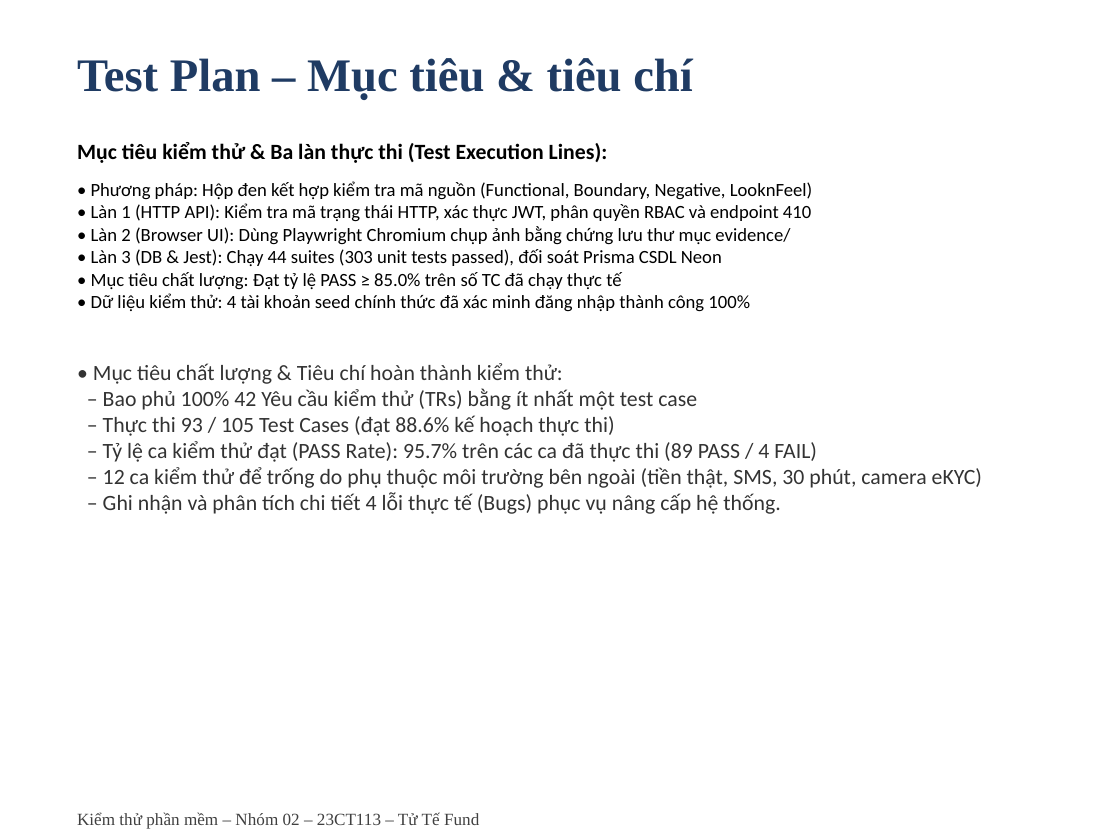
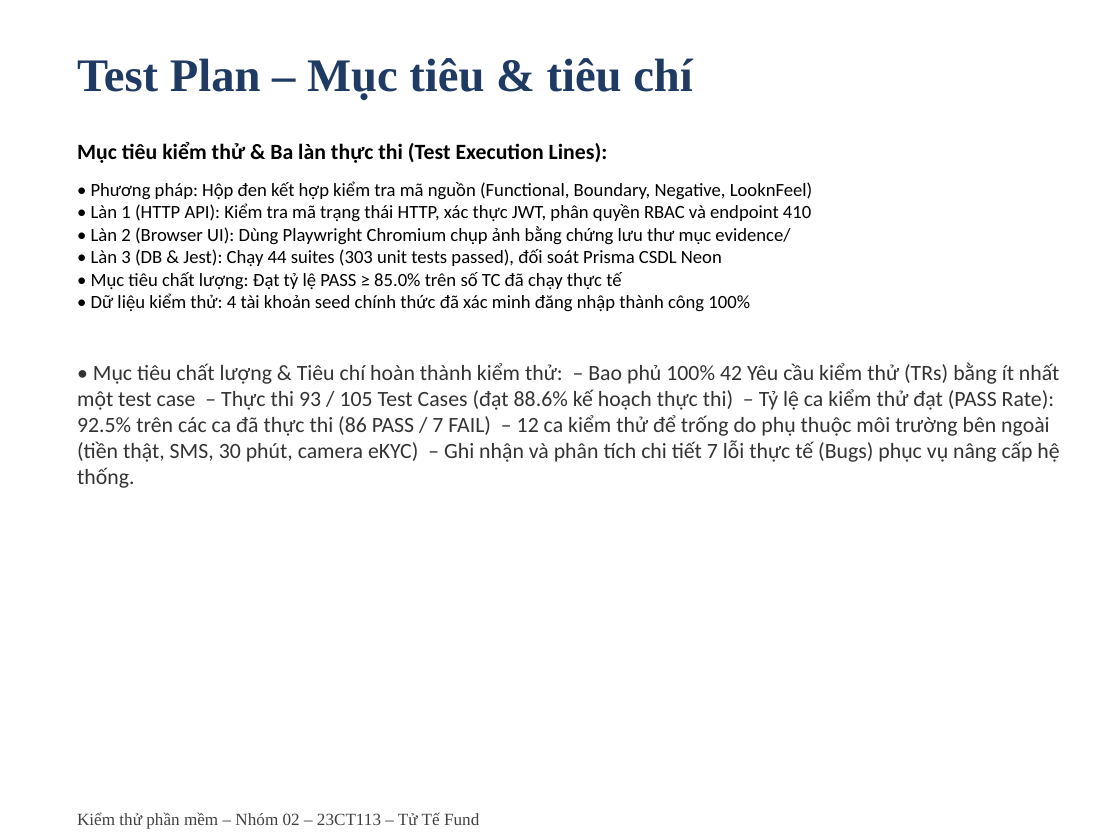
Before and after one commit to Escanor292/test, a slide deck: slide 5 of 23CT113_Nhom02_NenTangCrowdfunding(TuTeFund)/Word+ppt Báo Cáo/Ppt Báo cáo Nhóm 2 - 23CT113.pptx. Drawn at 1120x840 pixels with LibreOffice and Linux fonts; fonts in the diff are those of the drawing. Boxes give left, top, right and bottom in pixels: in the first picture for what was removed or moved away, otherwise in the second. Text is boxed around its words. In the diff, an @@ line names an element or a change of style, - is before the commit and + after.

Commit message:
Chấm lại các ca PASS giả bằng request thật lên demo.
89/4 thành 86 PASS và 7 FAIL: quên mật khẩu không chứng minh được token, hủy chiến dịch đã có pledge vẫn 200, trang không tồn tại trả HTTP 200. Các ca còn lại giữ PASS chỉ khi body khớp tiêu chí.

```diff
--- a/23CT113_Nhom02_NenTangCrowdfunding(TuTeFund)/Word+ppt Báo Cáo/Ppt Báo cáo Nhóm 2 - 23CT113.pptx
+++ b/23CT113_Nhom02_NenTangCrowdfunding(TuTeFund)/Word+ppt Báo Cáo/Ppt Báo cáo Nhóm 2 - 23CT113.pptx
@@ text at (x1=77, y1=362, x2=1059, y2=488): text changed @@
-• Mục tiêu chất lượng & Tiêu chí hoàn thành kiểm thử:
-– Bao phủ 100% 42 Yêu cầu kiểm thử (TRs) bằng ít nhất một test case
-– Thực thi 93 / 105 Test Cases (đạt 88.6% kế hoạch thực thi)
-– Tỷ lệ ca kiểm thử đạt (PASS Rate): 95.7% trên các ca đã thực thi (89 PASS / 4 FAIL)
-– 12 ca kiểm thử để trống do phụ thuộc môi trường bên ngoài (tiền thật, SMS, 30 phút, camera eKYC)
-– Ghi nhận và phân tích chi tiết 4 lỗi thực tế (Bugs) phục vụ nâng cấp hệ thống.
+• Mục tiêu chất lượng & Tiêu chí hoàn thành kiểm thử: – Bao phủ 100% 42 Yêu cầu kiểm thử (TRs) bằng ít nhất một test case – Thực thi 93 / 105 Test Cases (đạt 88.6% kế hoạch thực thi) – Tỷ lệ ca kiểm thử đạt (PASS Rate): 92.5% trên các ca đã thực thi (86 PASS / 7 FAIL) – 12 ca kiểm thử để trống do phụ thuộc môi trường bên ngoài (tiền thật, SMS, 30 phút, camera eKYC) – Ghi nhận và phân tích chi tiết 7 lỗi thực tế (Bugs) phục vụ nâng cấp hệ thống.
```
Also in this commit, not shown: 3 other slides changed, 30 other files.
